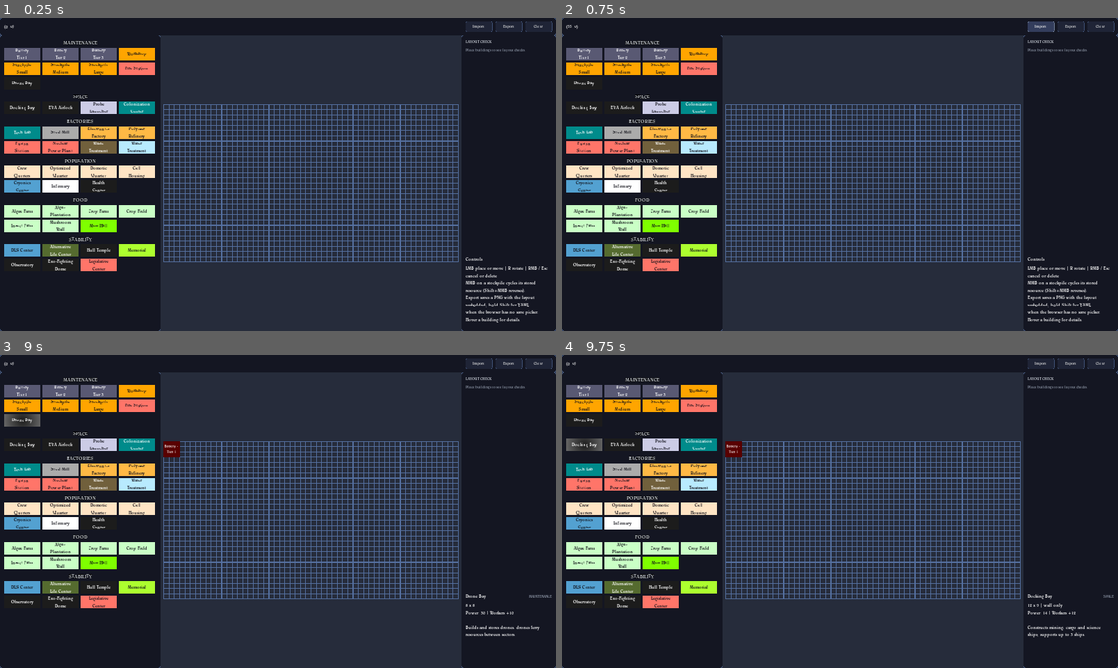
Above: before the commit, frames 1-4 (two rows, left to right).
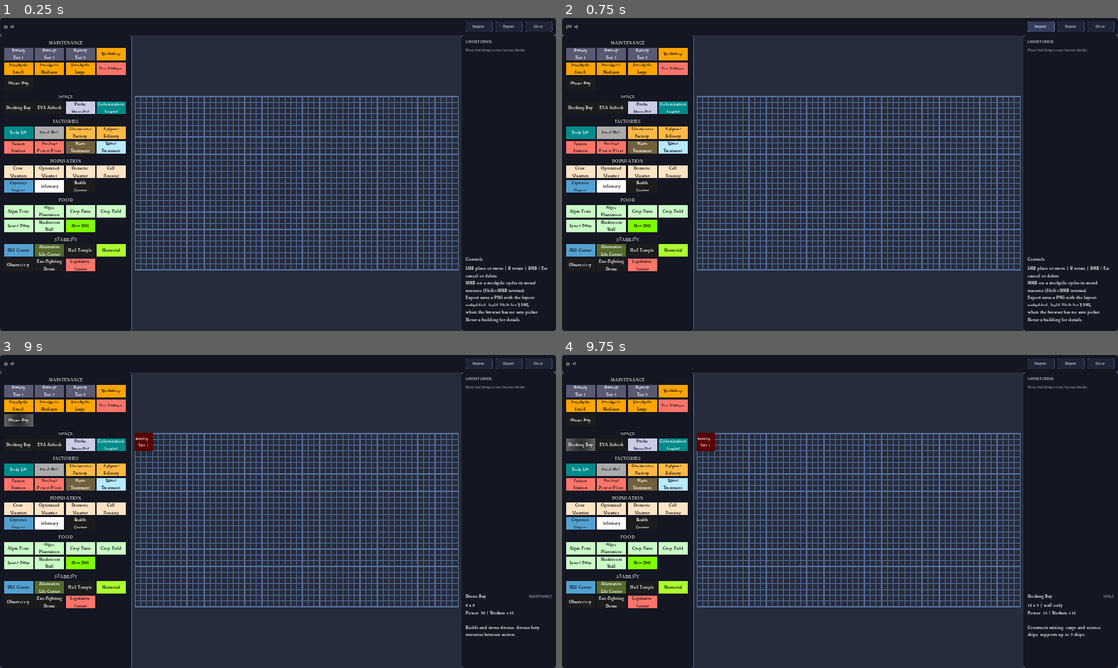
Above: after the commit, the same moments.

Repository: SladeThe/ixion-sector-builder
Game: Godot game, scene res://Main.tscn
The game is run twice, just before and just after one commit, with the same random seed, the same clock (stepped at 60 frames per second) and the same inputs.
Inputs:
- Up to frame 1 (0.25 s): no input
- Up to frame 2 (0.75 s): click "Import" at 0.5 s
- Up to frame 3 (9 s): click "Export" at 1.25 s; click "Clear" at 2 s; click "Battery Tier 1" at 2.75 s; click "Battery Tier 2" at 3.5 s; click "Battery Tier 3" at 4.25 s; click "Workshop" at 5 s; click "Stockpile Small" at 5.75 s; click "Stockpile Medium" at 6.5 s; click "Stockpile Large" at 7.25 s; click "Fire Station" at 8 s; click "Drone Bay" at 8.75 s
- Up to frame 4 (9.75 s): click "Docking Bay" at 9.5 s

The runs differ from the first frame. In frame 1, 21% of the frame differs, in the area x 1-83%, y 5-100%; in frame 2, 21%; in frame 3, 21%; in frame 4, 21%.

Commit message:
Scale palette tile width with viewport aspect

Diff:
--- a/src/Main.gd
+++ b/src/Main.gd
@@ -752,7 +752,8 @@
 	for header in header_labels:
 		header.add_font_override("font", ui_font_large)
 	var line_h = ui_font.get_height()
-	var tile = TILE_SIZE * ui_scale
+	var tile = palette_tile_size()
+
 	for button in palette_buttons:
 		button.rect_min_size = tile
 	for label in button_labels:
@@ -783,12 +784,24 @@
 	fit_camera()
 	update_layout_messages()
 
+func palette_tile_size() -> Vector2:
+	var view = get_viewport_rect().size
+	var tile = TILE_SIZE * ui_scale
+	var width_scale = 0.8
+	var aspect = view.x / max(view.y, 1.0)
+	if aspect > 2.4:
+		width_scale = 1.0
+	elif aspect >= 2.0:
+		width_scale = 0.8 + (aspect - 2.0) * 0.5
+	tile.x *= width_scale
+	return tile
+
 func layout_ui():
 	var view = get_viewport_rect().size
 	var s = ui_scale
 	var toolbar_h = round(TOOLBAR_HEIGHT * s)
 	var gap = round(FRAME_GAP * s)
-	var palette_w = round(TILE_COLUMNS * TILE_SIZE.x * s + (TILE_COLUMNS - 1) * 8.0 * s + 2.0 * PANEL_MARGIN)
+	var palette_w = round(TILE_COLUMNS * palette_tile_size().x + (TILE_COLUMNS - 1) * 8.0 * s + 2.0 * PANEL_MARGIN)
 	var rail_w = round(INSPECTOR_WIDTH * s)
 	toolbar.rect_position = Vector2.ZERO
 	toolbar.rect_size = Vector2(view.x, toolbar_h)
Not shown, changed: AGENTS.md
Not shown, changed: index.html
Not shown, changed: index.pck
Not shown, changed: index.pck.data.js
